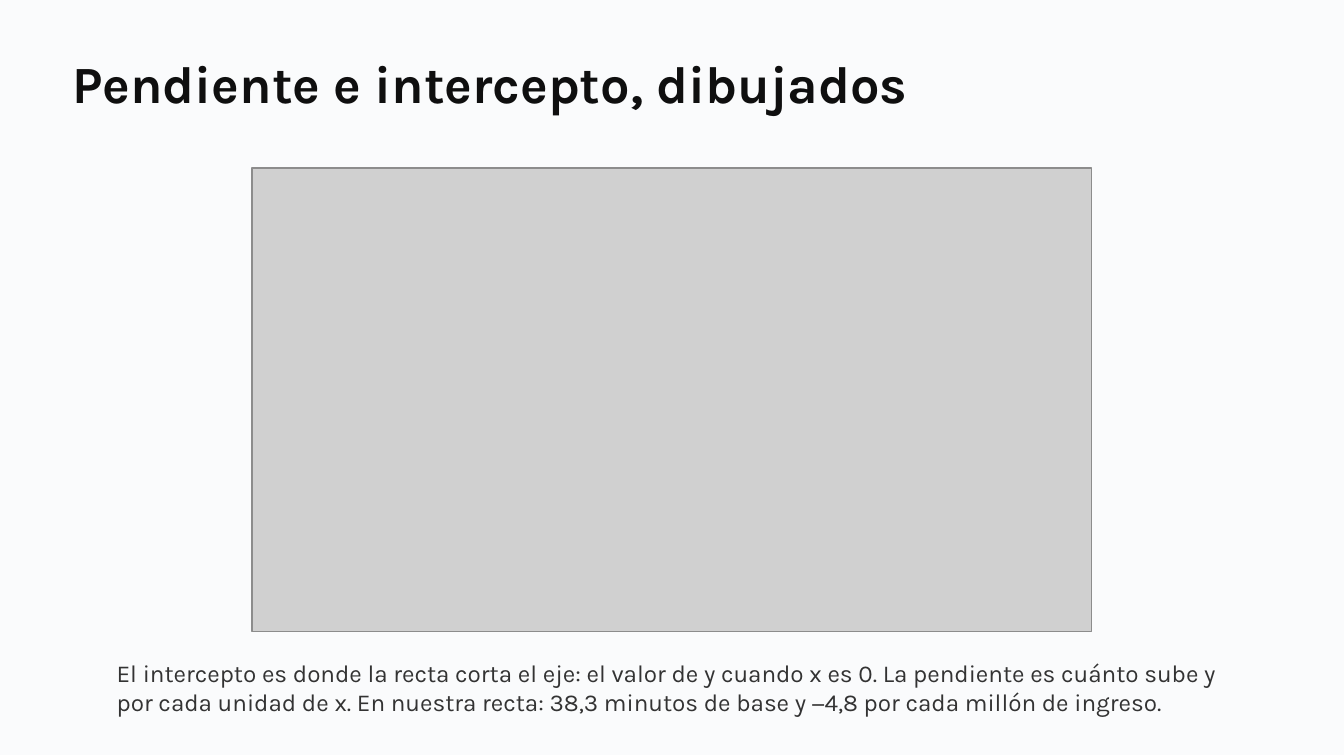
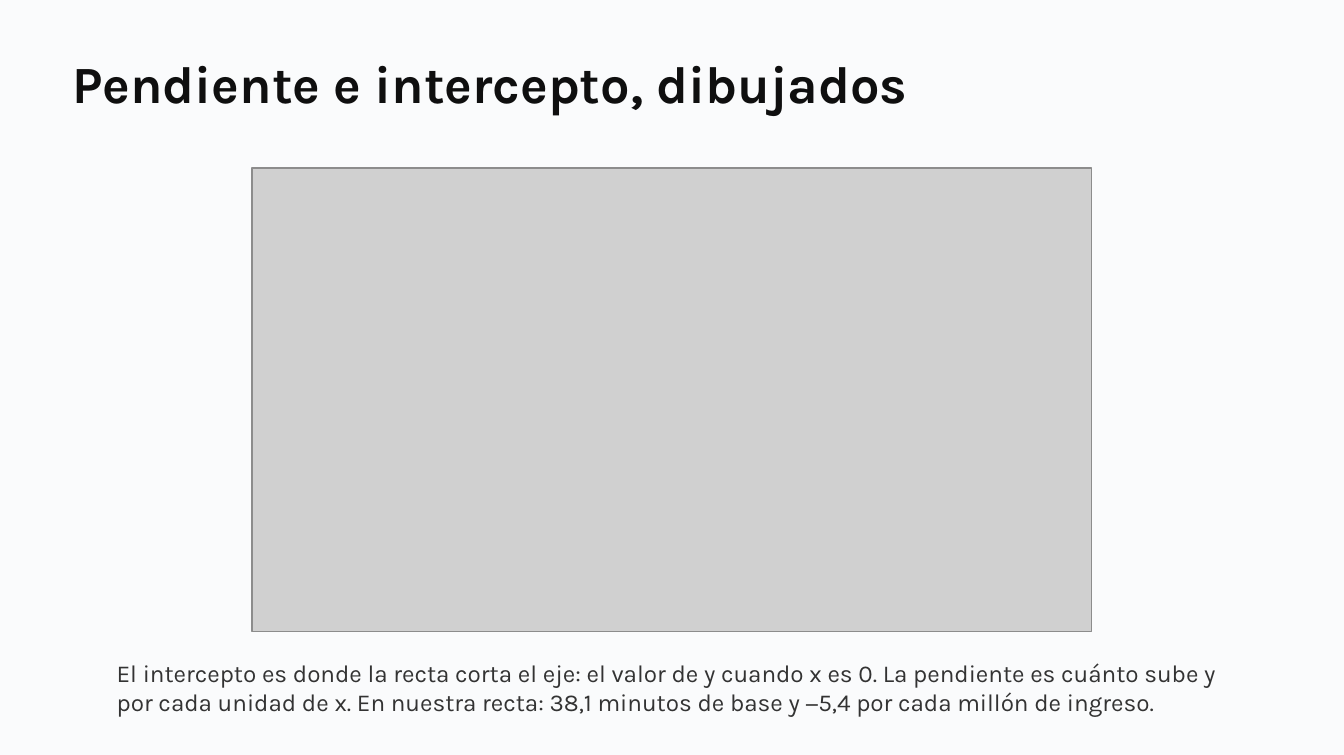
Before and after one commit to daniopitz/cienciadatos, a slide deck: slide 17 of presentaciones/clase04_regresion.pptx. Drawn at 1344x755 pixels with LibreOffice and Linux fonts; fonts in the diff are those of the drawing; grey boxes stand for pictures. Boxes give left, top, right and bottom in pixels: in the first picture for what was removed or moved away, otherwise in the second. Text is boxed around its words. In the diff, an @@ line names an element or a change of style, - is before the commit and + after.

```diff
--- a/presentaciones/clase04_regresion.pptx
+++ b/presentaciones/clase04_regresion.pptx
@@ text at box(117, 663, 1215, 717): text changed @@
-El intercepto es donde la recta corta el eje: el valor de y cuando x es 0. La pendiente es cuánto sube y por cada unidad de x. En nuestra recta: 38,3 minutos de base y −4,8 por cada millón de ingreso.
+El intercepto es donde la recta corta el eje: el valor de y cuando x es 0. La pendiente es cuánto sube y por cada unidad de x. En nuestra recta: 38,1 minutos de base y −5,4 por cada millón de ingreso.
```
Also in this commit, not shown: 11 other slides changed, 10 other files.
